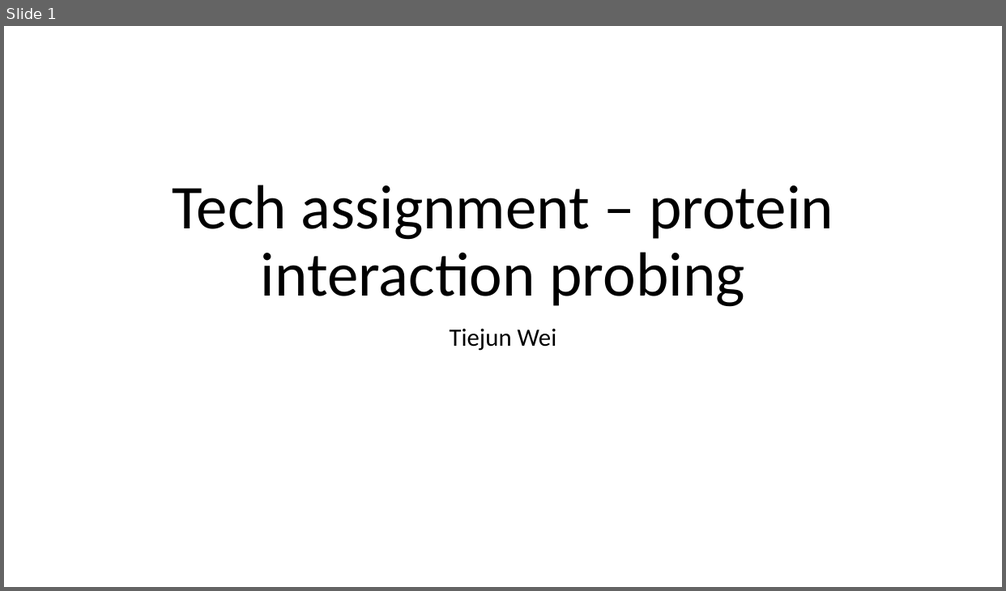
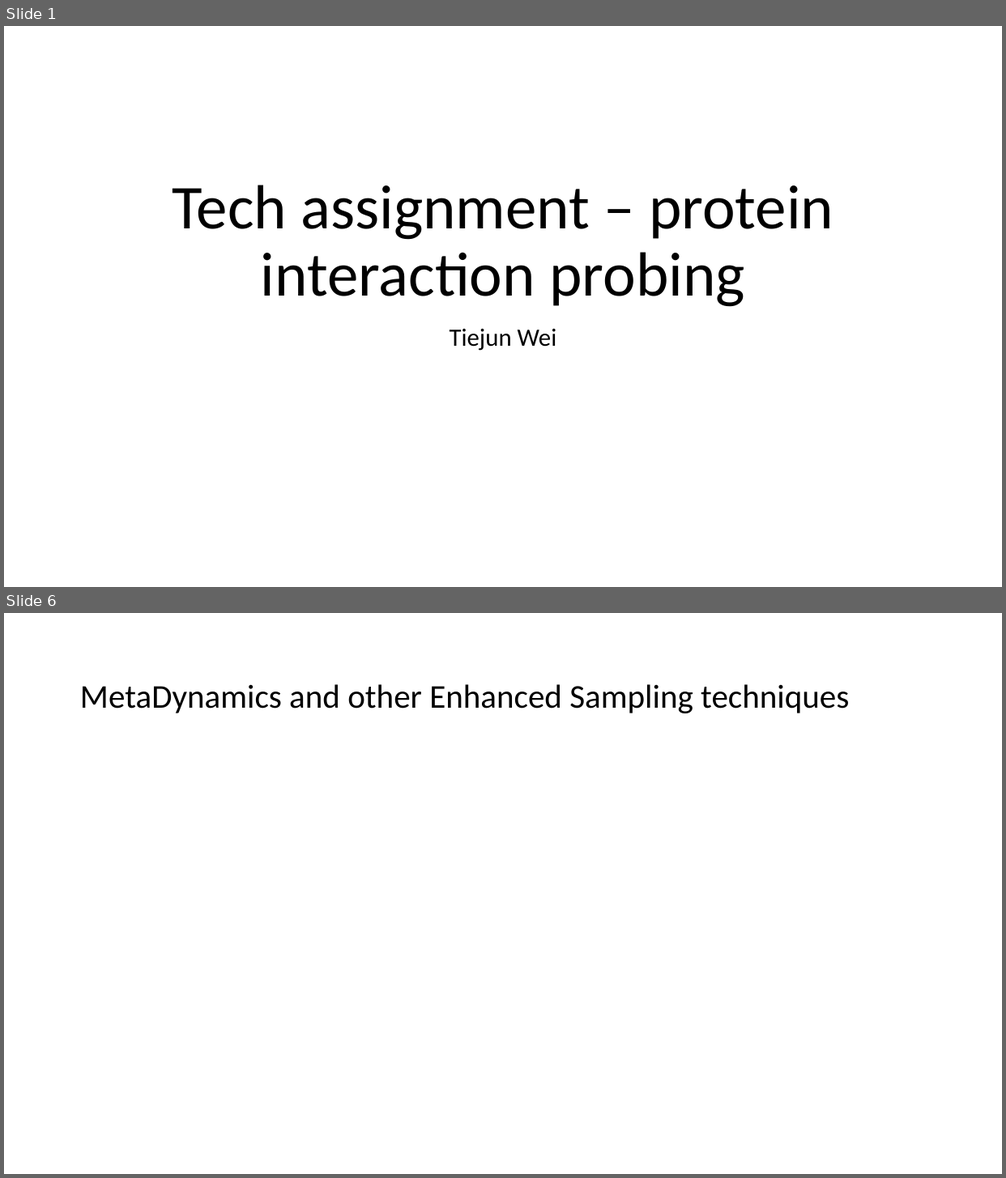
Before and after one commit to DerienFe/InstaD_pro_abc, a slide deck: Tech_assignment_slides.pptx. Shown one above the other, each under a label of ours: slide 1 before the commit, slides 1 and 6 after it; the slides between them are not shown. The pictures are 1006x591 and 1006x1178 pixels, drawn with LibreOffice and Linux fonts; fonts in the diff are those of the drawing. Boxes give left, top, right and bottom in pixels: in the first picture for what was removed or moved away, otherwise in the second. Text is boxed around its words. In the diff, an @@ line names an element or a change of style, - is before the commit and + after.

```diff
--- a/Tech_assignment_slides.pptx
+++ b/Tech_assignment_slides.pptx
@@ slide 6 added at (4, 613, 1002, 1174), background #FFFFFF @@
@@ title added at (80, 684, 849, 713), 32 pt, text #000000 @@
+MetaDynamics and other Enhanced Sampling techniques
```
Also in this commit, not shown: 5 other slides added, 3 slides removed, 10 other files.
